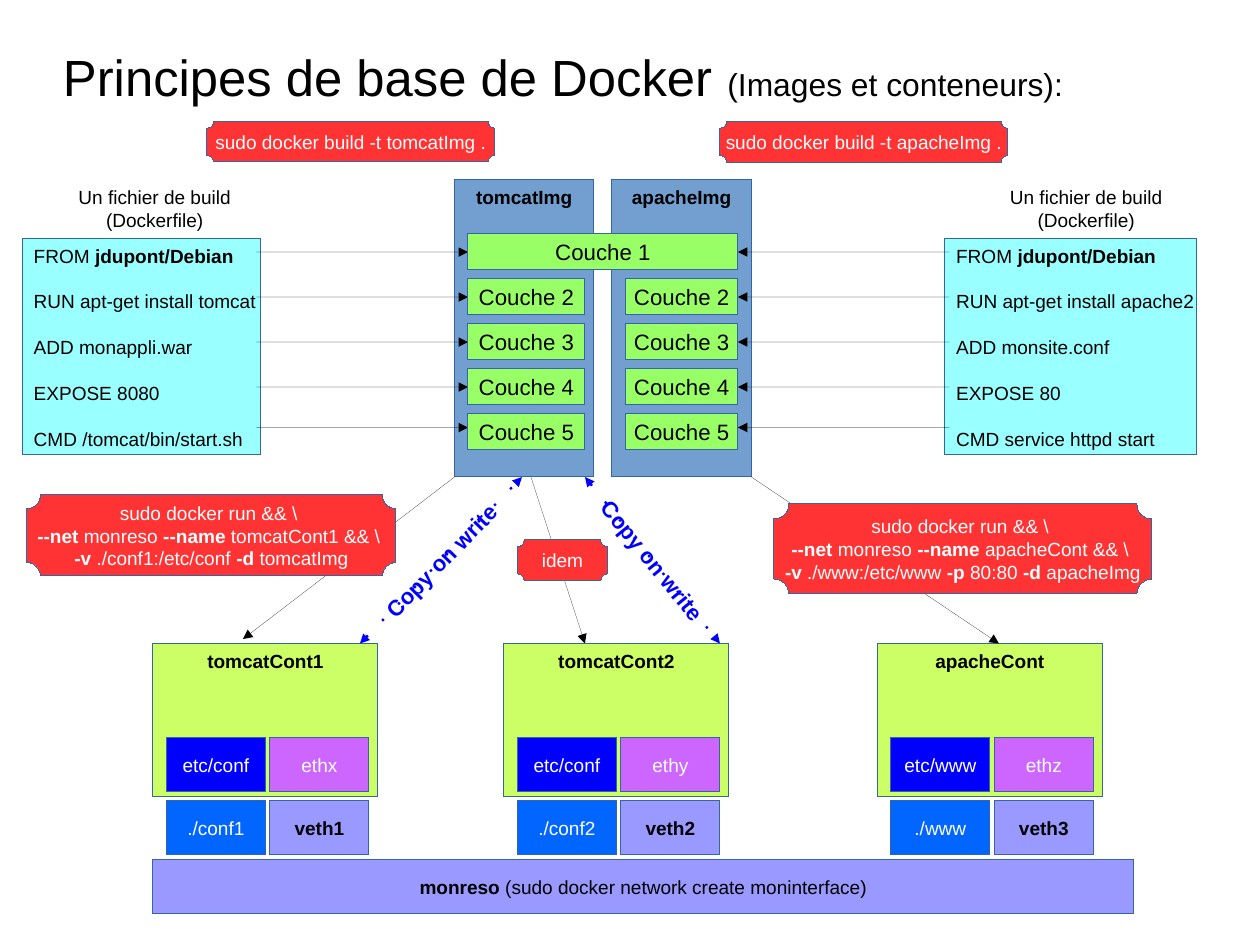
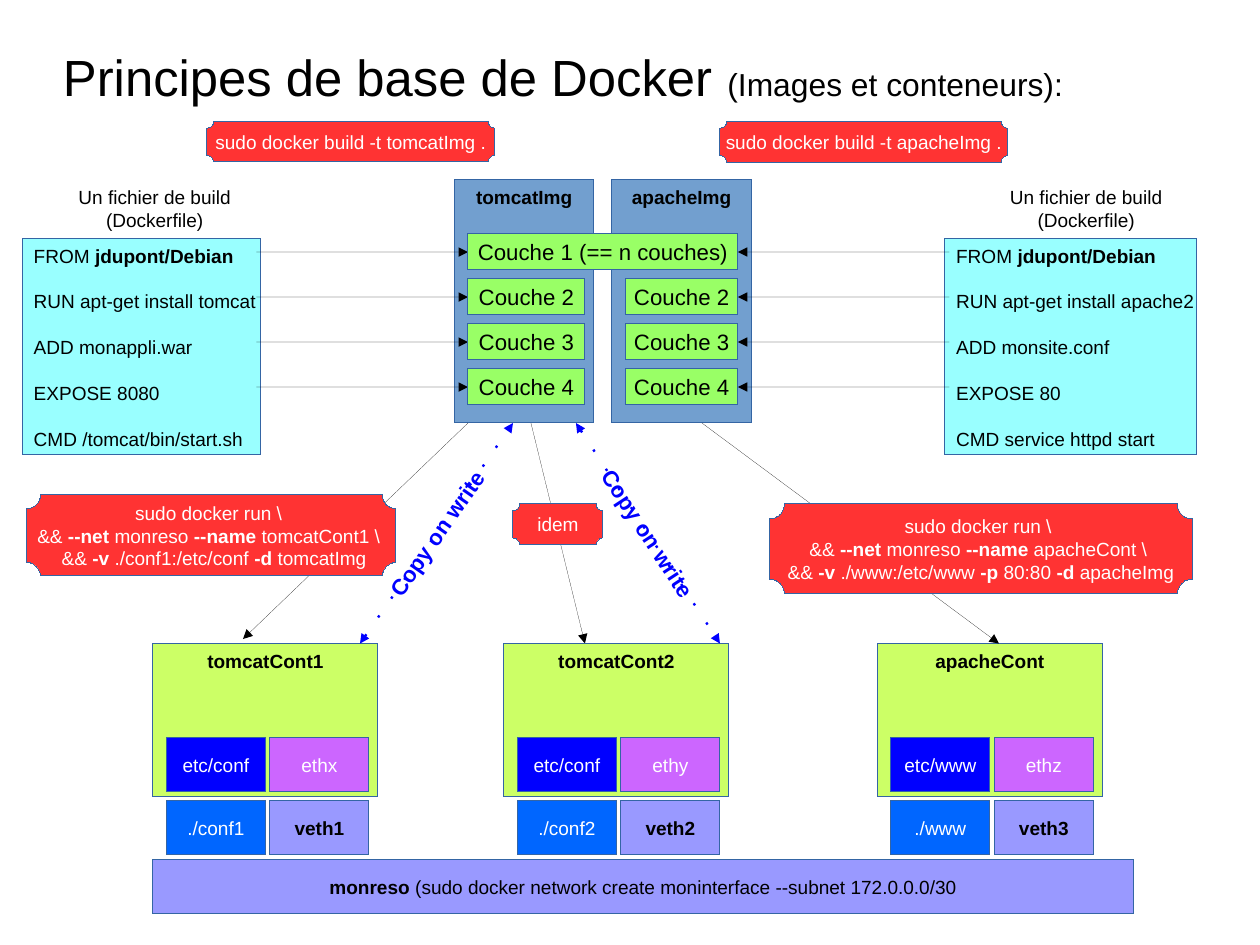
Before and after one commit to charleshuber/4t, a slide deck: slide 7 of presentation_smb215.odp. Drawn at 1260x945 pixels with LibreOffice and Linux fonts; fonts in the diff are those of the drawing. Boxes give left, top, right and bottom in pixels: in the first picture for what was removed or moved away, otherwise in the second. Text is boxed around its words. In the diff, an @@ line names an element or a change of style, - is before the commit and + after.

```diff
--- a/presentation_smb215.odp
+++ b/presentation_smb215.odp
@@ rectangle "tomcatImg": place and size @@
-rectangle "tomcatImg" at (455,180,595,477)
+rectangle "tomcatImg" at (455,180,595,423)
@@ rectangle "apacheImg": place and size @@
-rectangle "apacheImg" at (612,180,751,477)
+rectangle "apacheImg" at (612,180,751,423)
@@ text in rectangle at (478,244,727,265): text changed @@
-Couche 1
+Couche 1 (== n couches)
@@ rectangle removed at (468,414,584,449) @@
-Couche 5
@@ rectangle removed at (625,414,737,449) @@
-Couche 5
@@ arrow moved from (455, 477) - (244, 639) to (468, 423) - (244, 639) @@
@@ arrow removed from (256, 428) to (468, 428) @@
@@ line "Copy on write": place and size @@
-line "Copy on write" at (360,477,523,644)
+line "Copy on write" at (360,423,513,644)
@@ arrow moved from (532, 477) - (585, 644) to (532, 423) - (585, 644) @@
@@ line "Copy on write": place and size @@
-line "Copy on write" at (585,477,720,644)
+line "Copy on write" at (576,423,720,644)
@@ arrow moved from (751, 477) - (999, 644) to (702, 423) - (999, 644) @@
@@ arrow removed from (950, 428) to (739, 428) @@
@@ text in freeform shape at (68,506,370,569): text changed @@
-sudo docker run && \
---net monreso --name tomcatCont1 && \
--v ./conf1:/etc/conf -d tomcatImg
+sudo docker run \
+&& --net monreso --name tomcatCont1 \
+&& -v ./conf1:/etc/conf -d tomcatImg
@@ freeform shape "idem": place and size @@
-freeform shape "idem" at (518,540,608,580)
+freeform shape "idem" at (513,504,604,544)
@@ freeform shape "sudo docker run \": place and size @@
-freeform shape "sudo docker run \" at (774,504,1153,595)
+freeform shape "sudo docker run \" at (769,504,1193,595)
@@ text in freeform shape at (818,519,1174,583): text changed @@
-sudo docker run && \
---net monreso --name apacheCont && \
--v ./www:/etc/www -p 80:80 -d apacheImg
+sudo docker run \
+&& --net monreso --name apacheCont \
+&& -v ./www:/etc/www -p 80:80 -d apacheImg
@@ text in rectangle at (329,880,957,898): text changed @@
-monreso (sudo docker network create moninterface)
+monreso (sudo docker network create moninterface --subnet 172.0.0.0/30
```
Also in this commit, not shown: 1 other slide changed, 1 slide added, 1 other file.
